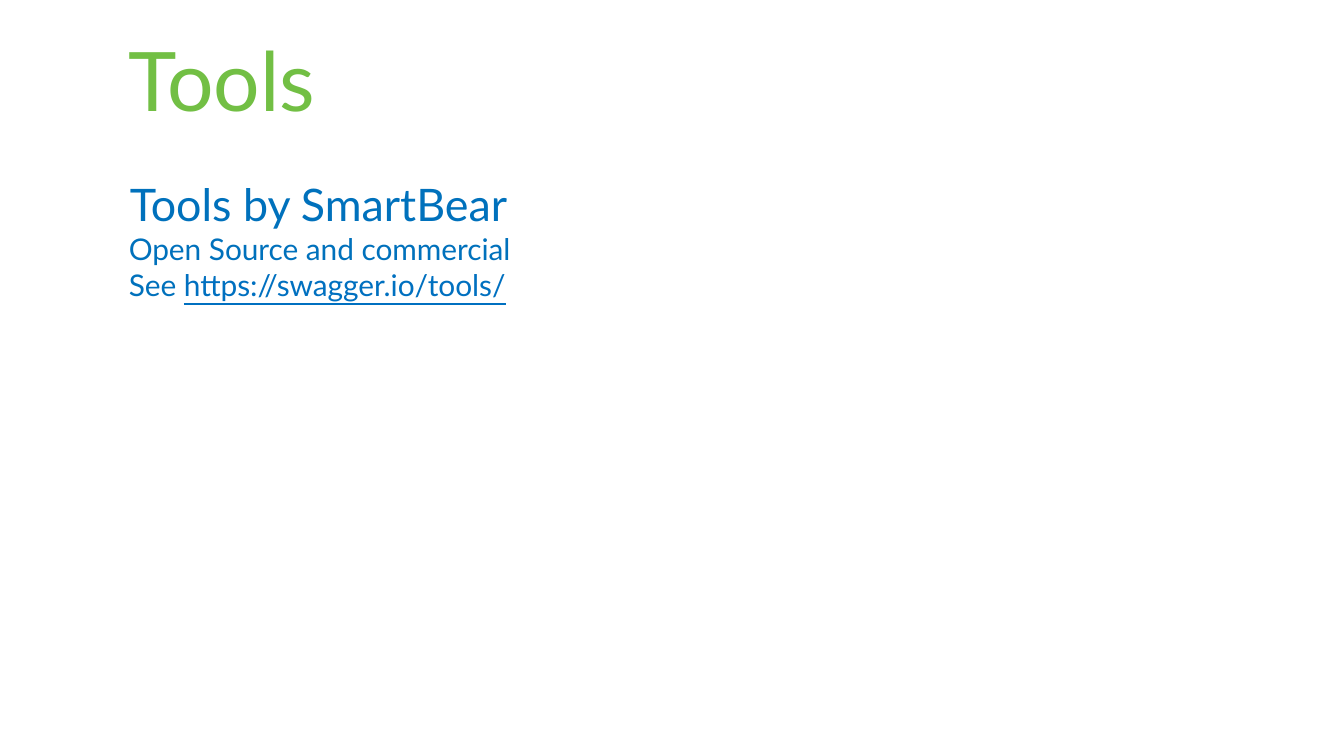
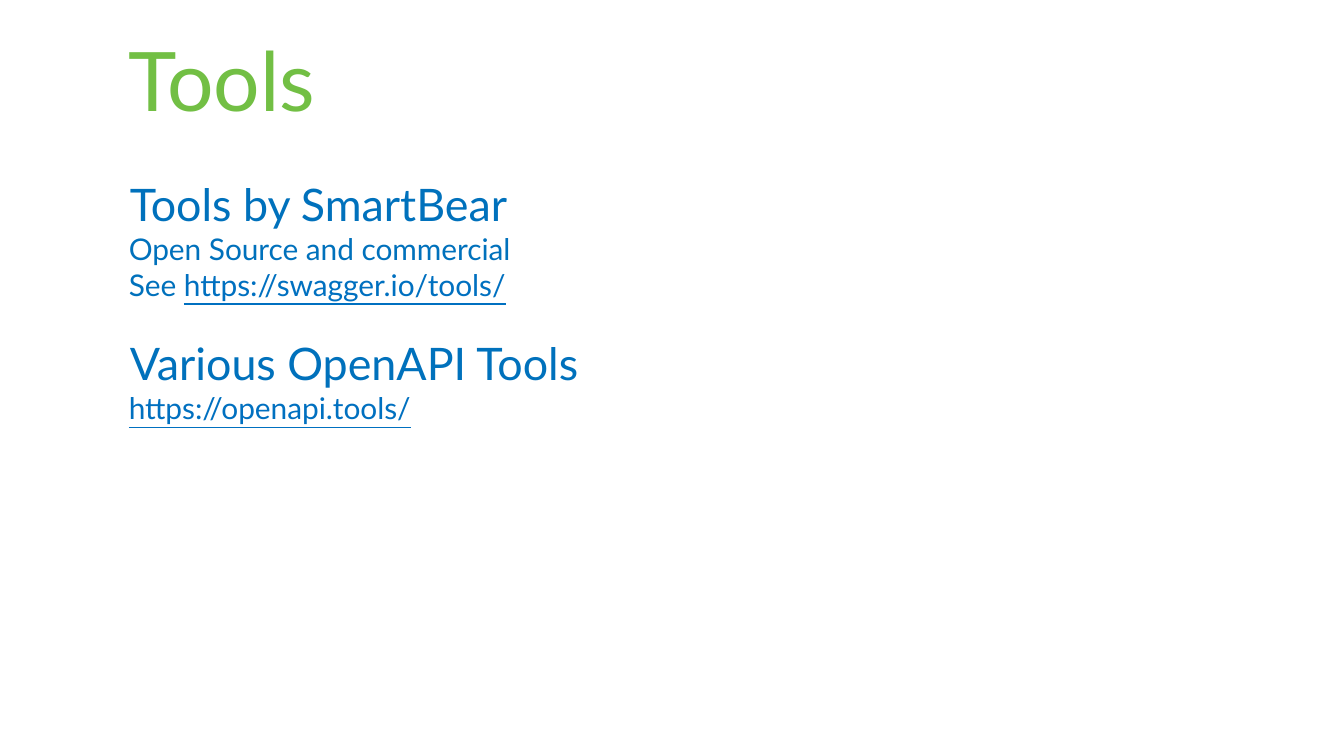
Before and after one commit to rstropek/Samples, a slide deck: slide 21 of Swagger/Swagger-Workshop.pptx. Drawn at 1344x756 pixels with LibreOffice and Linux fonts; fonts in the diff are those of the drawing. Boxes give left, top, right and bottom in pixels: in the first picture for what was removed or moved away, otherwise in the second. Text is boxed around its words. In the diff, an @@ line names an element or a change of style, - is before the commit and + after.

```diff
--- a/Swagger/Swagger-Workshop.pptx
+++ b/Swagger/Swagger-Workshop.pptx
@@ text at (129,347,578,424): paragraphs added @@
+Various OpenAPI Tools
+  https://openapi.tools/
```
Also in this commit, not shown: 1 other slide changed.
